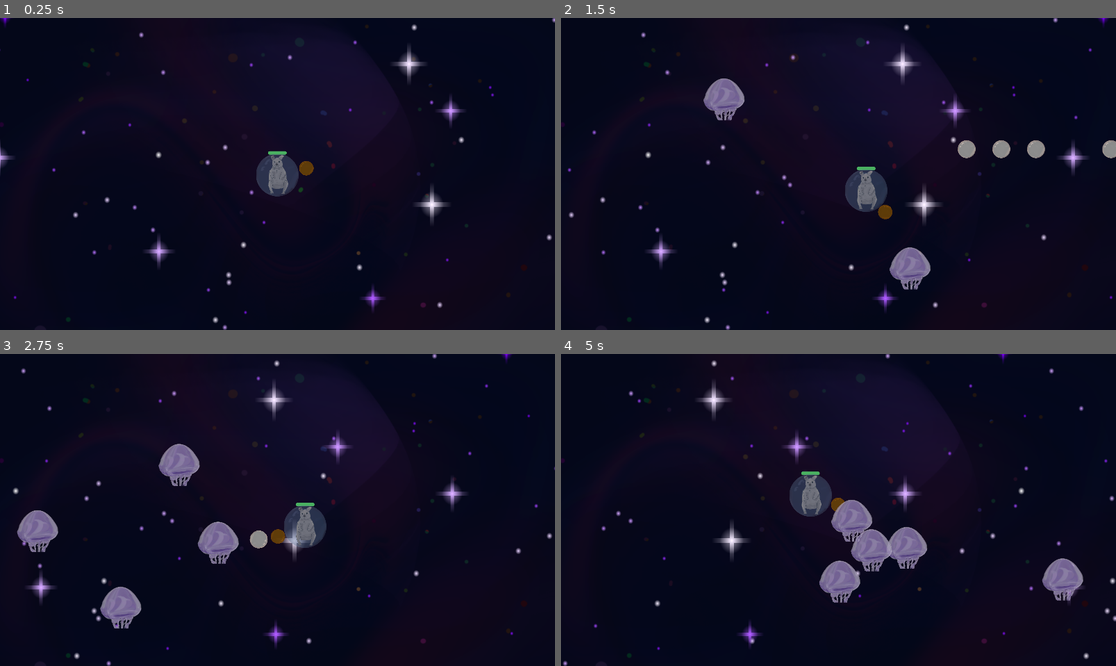
Above: before the commit, frames 1-4 (two rows, left to right).
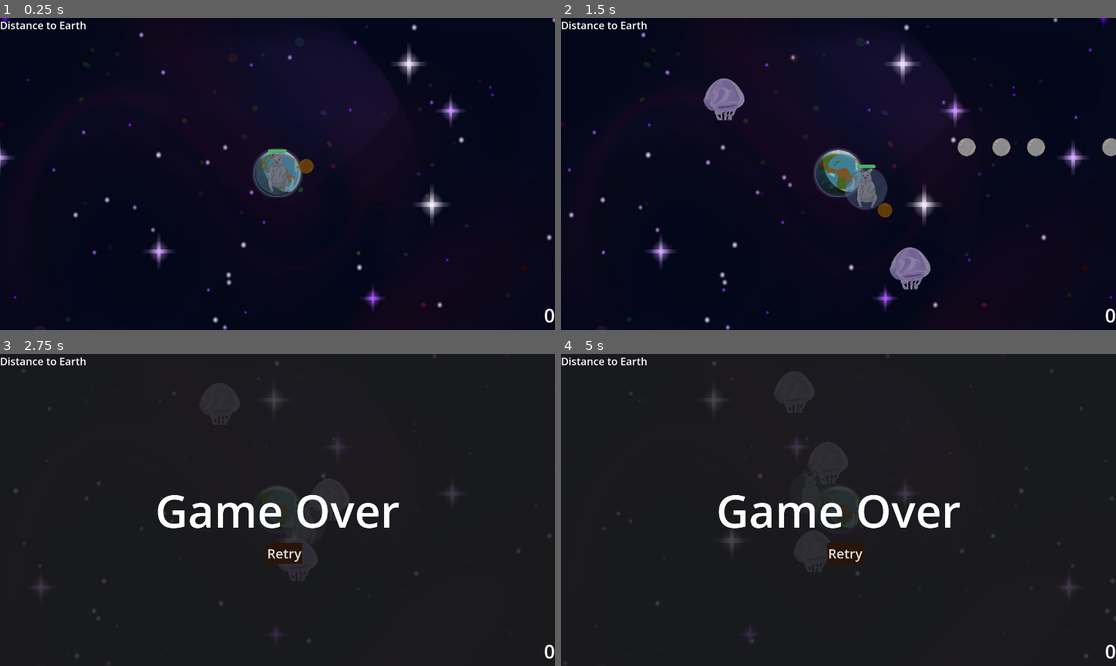
Above: after the commit, the same moments.

Repository: Prototype-Club/CosmicQuokka
Game: Godot game, scene res://Levels/stage_1.tscn
Two runs of this game, one before a commit and one after it. Both use one fixed random seed, a clock stepped at 60 frames per second and the inputs below.
Inputs (mouse positions are in pixels of both pictures, inside the frame that each line leads up to):
- Up to frame 1 (0.25 s): no input
- Up to frame 2 (1.5 s): hold D (move_right) 0.53-1.28 s; hold S (move_down) from 1.28 s (still down)
- Up to frame 3 (2.75 s): release S (move_down) at 2.03 s; hold D (move_right) from 2.03 s (still down)
- Up to frame 4 (5 s): release D (move_right) at 2.75 s; click (844, 553) at 2.75 s, where only the run after the commit has a clickable "Retry"; hold W (move_up) 3.53-4.28 s; hold A (move_left) from 4.28 s (still down)

The runs differ from the first frame. In frame 1, 1.0% of the frame differs, in the area x 0-100%, y 1-98%; in frame 2, 1.7%; in frame 3, 9.3%; in frame 4, 9.6%, in the area x 0-100%, y 0-100%.

Commit message:
End game screen pause fix

Diff:
--- a/Characters/quokka/quokka.gd
+++ b/Characters/quokka/quokka.gd
@@ -10,6 +10,8 @@
 	velocity = direction * 600
 	move_and_slide()
 
+
+
 	if velocity.length() > 0.0:
 		pass
 		#place animation code here later, e.g. %Quokka.play_walk_animation()
@@ -17,7 +19,7 @@
 		pass
 		# place animation code here later, e.g. %Quokka.play_idle_animation()
 
-	const DAMAGE_RATE = 5.0
+	const DAMAGE_RATE = 500.0
 	var overlapping_mobs =  %HurtBox.get_overlapping_bodies()
 	if overlapping_mobs.size() > 0:
 		health -= DAMAGE_RATE * overlapping_mobs.size() * delta
--- a/Characters/quokka/quokka.tscn
+++ b/Characters/quokka/quokka.tscn
@@ -6,10 +6,10 @@
 [ext_resource type="Texture2D" uid="uid://qsmstsk04bqo" path="res://Sprites/bubble.png" id="4_0ceqx"]
 
 [sub_resource type="CircleShape2D" id="CircleShape2D_x3j1w"]
-radius = 35.0143
+radius = 57.0088
 
 [sub_resource type="CircleShape2D" id="CircleShape2D_u5lg6"]
-radius = 41.0
+radius = 66.0076
 
 [sub_resource type="StyleBoxFlat" id="StyleBoxFlat_0tpoc"]
 bg_color = Color(0.212305, 0.212305, 0.212305, 0.843137)
@@ -30,41 +30,43 @@
 script = ExtResource("1_kjci0")
 
 [node name="Skin" type="Sprite2D" parent="."]
-position = Vector2(-3, 1)
+position = Vector2(-3.0871, -6)
 scale = Vector2(0.17278, 0.137476)
 texture = ExtResource("2_8xpty")
 
 [node name="CollisionShape2D" type="CollisionShape2D" parent="."]
-position = Vector2(0, 16)
+position = Vector2(-0.0871048, -1)
 shape = SubResource("CircleShape2D_x3j1w")
 one_way_collision_margin = 0.0
 
 [node name="HurtBox" type="Area2D" parent="."]
 unique_name_in_owner = true
+position = Vector2(-0.0871048, -7)
 collision_layer = 0
 collision_mask = 2
 
 [node name="CollisionShape2D" type="CollisionShape2D" parent="HurtBox"]
-position = Vector2(0, 16)
+position = Vector2(0, 5)
 shape = SubResource("CircleShape2D_u5lg6")
 debug_color = Color(0.994624, 0, 0.219055, 0.42)
 
 [node name="ProgressBar" type="ProgressBar" parent="."]
 unique_name_in_owner = true
-offset_left = -33.0
-offset_top = -79.0
-offset_right = 32.0
-offset_bottom = -67.0
+offset_left = -33.0871
+offset_top = -86.0
+offset_right = 31.9129
+offset_bottom = -74.0
 theme_override_styles/background = SubResource("StyleBoxFlat_0tpoc")
 theme_override_styles/fill = SubResource("StyleBoxFlat_evktg")
 value = 100.0
 show_percentage = false
 
 [node name="BubbleGun" parent="." instance=ExtResource("3_8gmbg")]
+position = Vector2(0, -7)
 
 [node name="Bubble" type="Sprite2D" parent="."]
 modulate = Color(0.545999, 0.747906, 0.964691, 0.427451)
-position = Vector2(-9.53674e-07, 3)
+position = Vector2(-0.0871058, -4)
 scale = Vector2(0.162707, 0.162707)
 texture = ExtResource("4_0ceqx")
 
--- /dev/null
+++ b/Levels/HUD.tscn
@@ -0,0 +1,29 @@
+[gd_scene load_steps=2 format=3 uid="uid://beftqrrydsg27"]
+
+[ext_resource type="Script" path="res://Levels/hud.gd" id="1_l2eyx"]
+
+[node name="HUD" type="CanvasLayer"]
+script = ExtResource("1_l2eyx")
+
+[node name="ScoreLabel" type="Label" parent="."]
+anchors_preset = 3
+anchor_left = 1.0
+anchor_top = 1.0
+anchor_right = 1.0
+anchor_bottom = 1.0
+offset_left = -41.0
+offset_top = -97.0
+grow_horizontal = 0
+grow_vertical = 0
+theme_override_font_sizes/font_size = 66
+text = "0"
+horizontal_alignment = 2
+
+[node name="DistanceLabel" type="Label" parent="."]
+offset_right = 299.0
+offset_bottom = 50.0
+theme_override_font_sizes/font_size = 36
+text = "Distance to Earth"
+
+[node name="Countdown" type="Timer" parent="."]
+autostart = true
--- /dev/null
+++ b/Levels/hud.gd
@@ -0,0 +1,6 @@
+extends CanvasLayer
+
+
+
+func update_score(score):
+	$ScoreLabel.text = str(score)
--- /dev/null
+++ b/Levels/main_menu.gd
@@ -0,0 +1,5 @@
+extends Node2D
+
+
+func _on_start_pressed() -> void:
+	get_tree().change_scene_to_file("res://Levels/stage_1.tscn")
--- /dev/null
+++ b/Levels/main_menu.tscn
@@ -0,0 +1,36 @@
+[gd_scene load_steps=4 format=3 uid="uid://bbddlbe4gpymq"]
+
+[ext_resource type="Texture2D" uid="uid://ida56r5pmh8o" path="res://Sprites/Background/Universe.png" id="1_0ab7v"]
+[ext_resource type="Script" path="res://Levels/main_menu.gd" id="1_rqnwo"]
+[ext_resource type="Texture2D" uid="uid://cxs3qi8rbe23p" path="res://Sprites/Background/TypoTitle.png" id="2_tgvg3"]
+
+[node name="MainMenu" type="Node2D"]
+script = ExtResource("1_rqnwo")
+
+[node name="Universe" type="Sprite2D" parent="."]
+position = Vector2(965, 601)
+scale = Vector2(0.336438, 0.333641)
+texture = ExtResource("1_0ab7v")
+
+[node name="TypoTitle" type="Sprite2D" parent="."]
+position = Vector2(916, 215)
+texture = ExtResource("2_tgvg3")
+
+[node name="Start" type="Button" parent="."]
+offset_left = 744.0
+offset_top = 488.0
+offset_right = 1127.0
+offset_bottom = 593.0
+theme_override_font_sizes/font_size = 71
+text = "Play"
+
+[node name="Options" type="Button" parent="."]
+visible = false
+offset_left = 744.0
+offset_top = 617.0
+offset_right = 1127.0
+offset_bottom = 722.0
+theme_override_font_sizes/font_size = 71
+text = "Options"
+
+[connection signal="pressed" from="Start" to="." method="_on_start_pressed"]
--- a/Levels/stage_1.gd
+++ b/Levels/stage_1.gd
@@ -3,3 +3,13 @@
 
 func _on_timer_timeout() -> void:
 	pass # Replace with function body.
+
+
+func _on_player_health_depleted() -> void:
+	%GameOver.visible = true
+	get_tree().paused = true
+
+
+func _on_retry_pressed() -> void:
+	get_tree().paused = false
+	get_tree().reload_current_scene()
--- a/Levels/stage_1.tscn
+++ b/Levels/stage_1.tscn
@@ -1,10 +1,12 @@
-[gd_scene load_steps=7 format=3 uid="uid://b5bbngpgnch4w"]
+[gd_scene load_steps=11 format=3 uid="uid://b5bbngpgnch4w"]
 
 [ext_resource type="PackedScene" uid="uid://cvn2ttnt65nx5" path="res://Characters/quokka/quokka.tscn" id="1_16qt5"]
 [ext_resource type="Script" path="res://Levels/stage_1.gd" id="1_a0p54"]
 [ext_resource type="Shader" path="res://Sprites/BackgroundShader.gdshader" id="1_d0qg0"]
-[ext_resource type="Texture2D" uid="uid://brywkx4mth0oy" path="res://Sprites/universe_background.webp" id="2_1h16d"]
+[ext_resource type="Texture2D" uid="uid://brywkx4mth0oy" path="res://Sprites/Background/universe_background.webp" id="2_1h16d"]
+[ext_resource type="Texture2D" uid="uid://cjqu0ce3jijfw" path="res://Sprites/Background/earth.png" id="4_k6j5s"]
 [ext_resource type="PackedScene" uid="uid://3muihwqelhxo" path="res://Characters/enemy/enemy_manager.tscn" id="4_lyjoi"]
+[ext_resource type="PackedScene" uid="uid://beftqrrydsg27" path="res://Levels/HUD.tscn" id="7_njp11"]
 
 [sub_resource type="ShaderMaterial" id="ShaderMaterial_grmxi"]
 shader = ExtResource("1_d0qg0")
@@ -20,6 +22,12 @@
 shader_parameter/base_scroll_speed = 0.05
 shader_parameter/additional_scroll_speed = 0.05
 
+[sub_resource type="StyleBoxFlat" id="StyleBoxFlat_2nrqd"]
+bg_color = Color(0.709041, 0.107031, 0.518971, 1)
+
+[sub_resource type="StyleBoxFlat" id="StyleBoxFlat_8ilgh"]
+bg_color = Color(0.157025, 0.0835905, 0.0339797, 1)
+
 [node name="Stage 1" type="Node2D"]
 script = ExtResource("1_a0p54")
 
@@ -32,8 +40,13 @@
 scale = Vector2(2.17417, 2.17417)
 texture = ExtResource("2_1h16d")
 
+[node name="Earth" type="Sprite2D" parent="CanvasLayer"]
+position = Vector2(960, 535)
+scale = Vector2(0.0882504, 0.0882504)
+texture = ExtResource("4_k6j5s")
+
 [node name="Player" parent="." instance=ExtResource("1_16qt5")]
-position = Vector2(1008, 488)
+position = Vector2(960, 539)
 
 [node name="EnemyManager" parent="." instance=ExtResource("4_lyjoi")]
 position = Vector2(973, 532)
@@ -65,3 +78,20 @@
 grow_vertical = 2
 theme_override_font_sizes/font_size = 156
 text = "Game Over"
+
+[node name="Retry" type="Button" parent="GameOver/ColorRect"]
+process_mode = 3
+layout_mode = 0
+offset_left = 920.0
+offset_top = 654.0
+offset_right = 1046.0
+offset_bottom = 726.0
+theme_override_font_sizes/font_size = 46
+theme_override_styles/hover = SubResource("StyleBoxFlat_2nrqd")
+theme_override_styles/normal = SubResource("StyleBoxFlat_8ilgh")
+text = "Retry"
+
+[node name="HUD" parent="." instance=ExtResource("7_njp11")]
+
+[connection signal="health_depleted" from="Player" to="." method="_on_player_health_depleted"]
+[connection signal="pressed" from="GameOver/ColorRect/Retry" to="." method="_on_retry_pressed"]
Binary file added: Sprites/Background/TypoTitle.png
Not shown, added: Sprites/Background/TypoTitle.png.import
Not shown, added: Sprites/Background/Universe.png.import
Not shown, added: Sprites/Background/aurora1.png.import
Binary file added: Sprites/Background/aurora2.png
Not shown, added: Sprites/Background/aurora2.png.import
Not shown, added: Sprites/Background/aurora3.png.import
Binary file added: Sprites/Background/earth.png
Not shown, added: Sprites/Background/earth.png.import
Binary file added: Sprites/Background/stardust1.png
Not shown, added: Sprites/Background/stardust1.png.import
Binary file added: Sprites/Background/stardust2.png
(and 14 more such lines)
